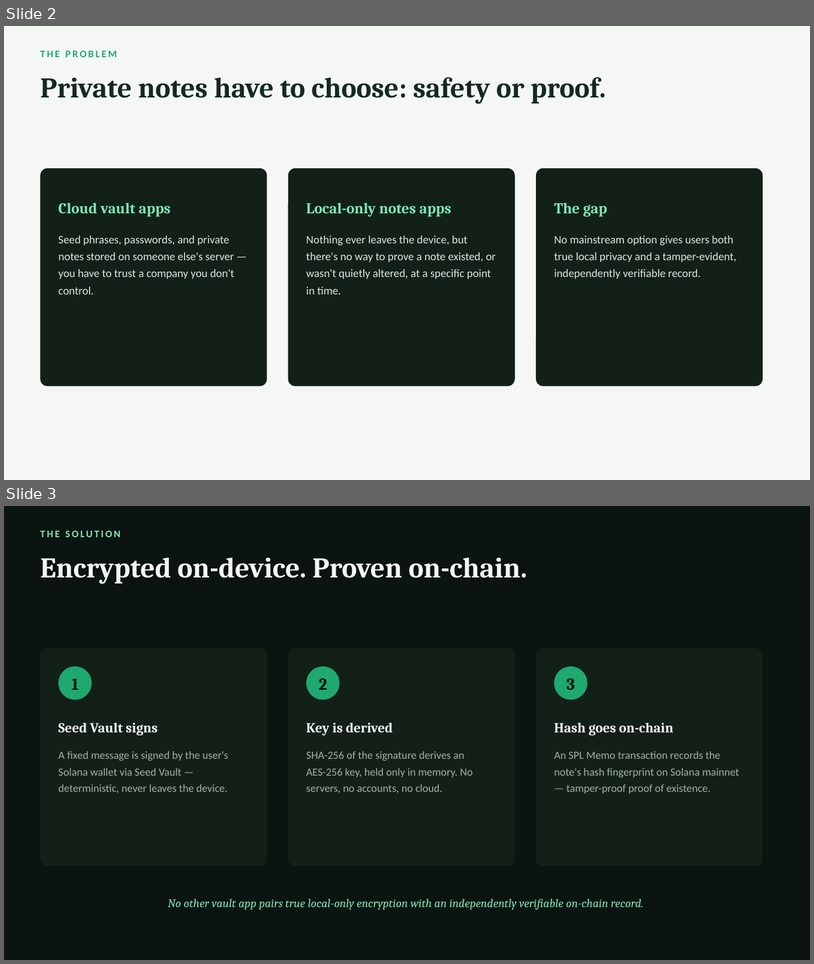
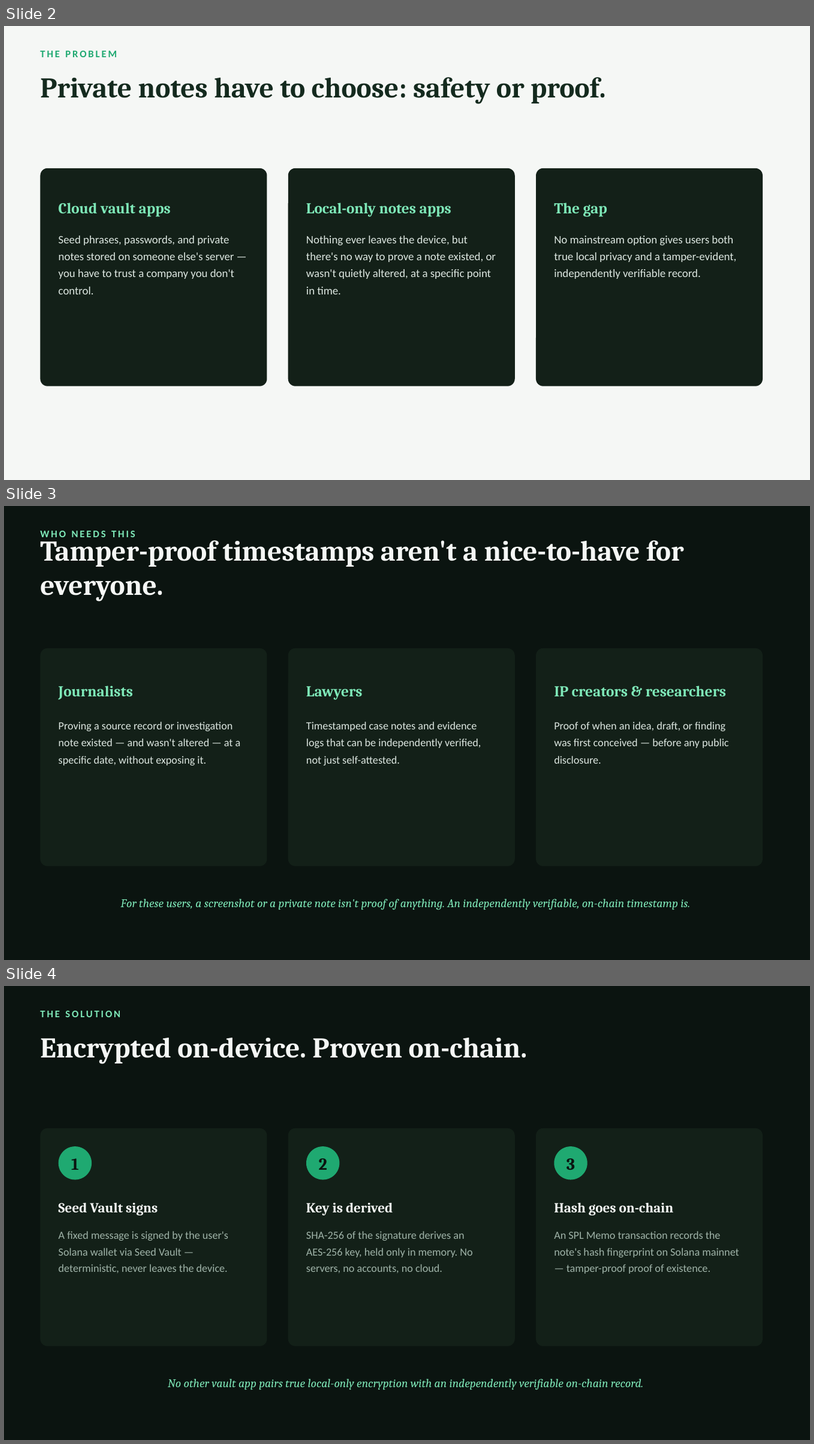
Before and after one commit to jungmin1212/legal, a slide deck: VaultMemo/VaultMemo_Pitch_Deck.pptx. Shown one above the other, each under a label of ours: slides 2 and 3 before the commit, slides 2, 3 and 4 after it. The pictures are 814x964 and 814x1444 pixels, drawn with LibreOffice and Linux fonts; fonts in the diff are those of the drawing. Boxes give left, top, right and bottom in pixels: in the first picture for what was removed or moved away, otherwise in the second. Text is boxed around its words. In the diff, an @@ line names an element or a change of style, - is before the commit and + after.

Commit message:
Add killer use-case slide, reference-architecture framing, one-time payment clarification

```diff
--- a/VaultMemo/VaultMemo_Pitch_Deck.pptx
+++ b/VaultMemo/VaultMemo_Pitch_Deck.pptx
@@ slide 3 added at bbox=[4, 506, 810, 960], background #0B1410 @@
@@ text added at bbox=[40, 531, 135, 537], 12 pt, text #7EE8B8, bold @@
+WHO NEEDS THIS
@@ text added at bbox=[40, 534, 684, 601], 34 pt, text #F5F7F5, bold @@
+Tamper-proof timestamps aren't a nice-to-have for everyone.
@@ rounded rectangle added at bbox=[40, 648, 267, 866], fill #132018 @@
@@ rounded rectangle added at bbox=[288, 648, 515, 866], fill #132018 @@
@@ rounded rectangle added at bbox=[536, 648, 763, 866], fill #132018 @@
@@ text added at bbox=[59, 685, 133, 700], 18 pt, text #7EE8B8, bold @@
+Journalists
@@ text added at bbox=[554, 685, 726, 696], 18 pt, text #7EE8B8, bold @@
+IP creators & researchers
@@ text added at bbox=[306, 686, 363, 700], 18 pt, text #7EE8B8, bold @@
+Lawyers
@@ text added at bbox=[59, 721, 241, 765], 13 pt, text #DCE6E0 @@
+Proving a source record or investigation note existed — and wasn't altered — at a specific date, without exposing it.
@@ text added at bbox=[306, 721, 481, 765], 13 pt, text #DCE6E0 @@
+Timestamped case notes and evidence logs that can be independently verified, not just self-attested.
@@ text added at bbox=[554, 721, 729, 763], 13 pt, text #DCE6E0 @@
+Proof of when an idea, draft, or finding was first conceived — before any public disclosure.
@@ text added at bbox=[121, 898, 690, 909], 14 pt, text #7EE8B8, italic @@
+For these users, a screenshot or a private note isn't proof of anything. An independently verifiable, on-chain timestamp is.
@@ what was slide 3 is now slide 4 @@
```
Also in this commit, not shown: 1 slide changed.
